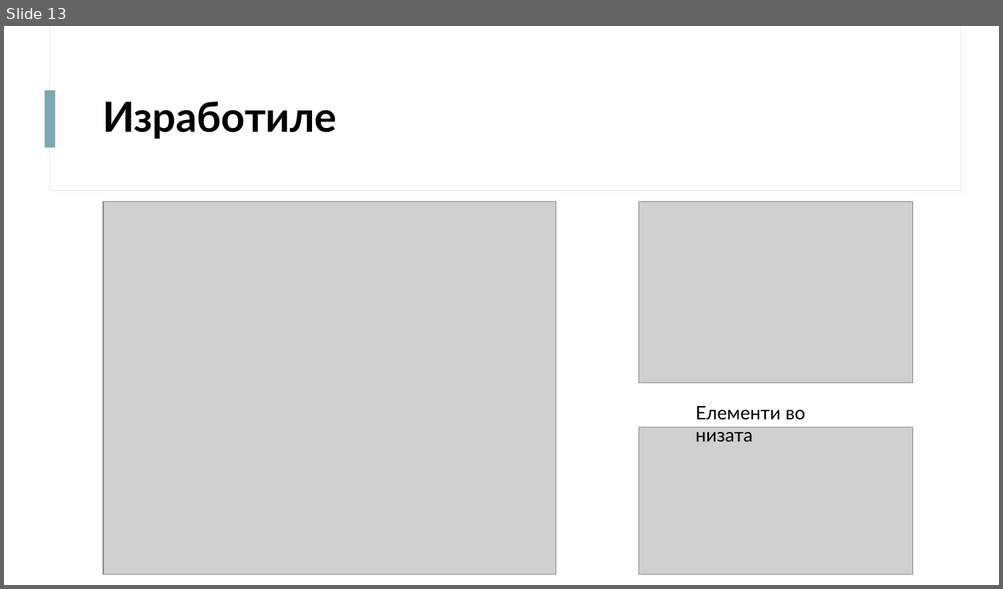
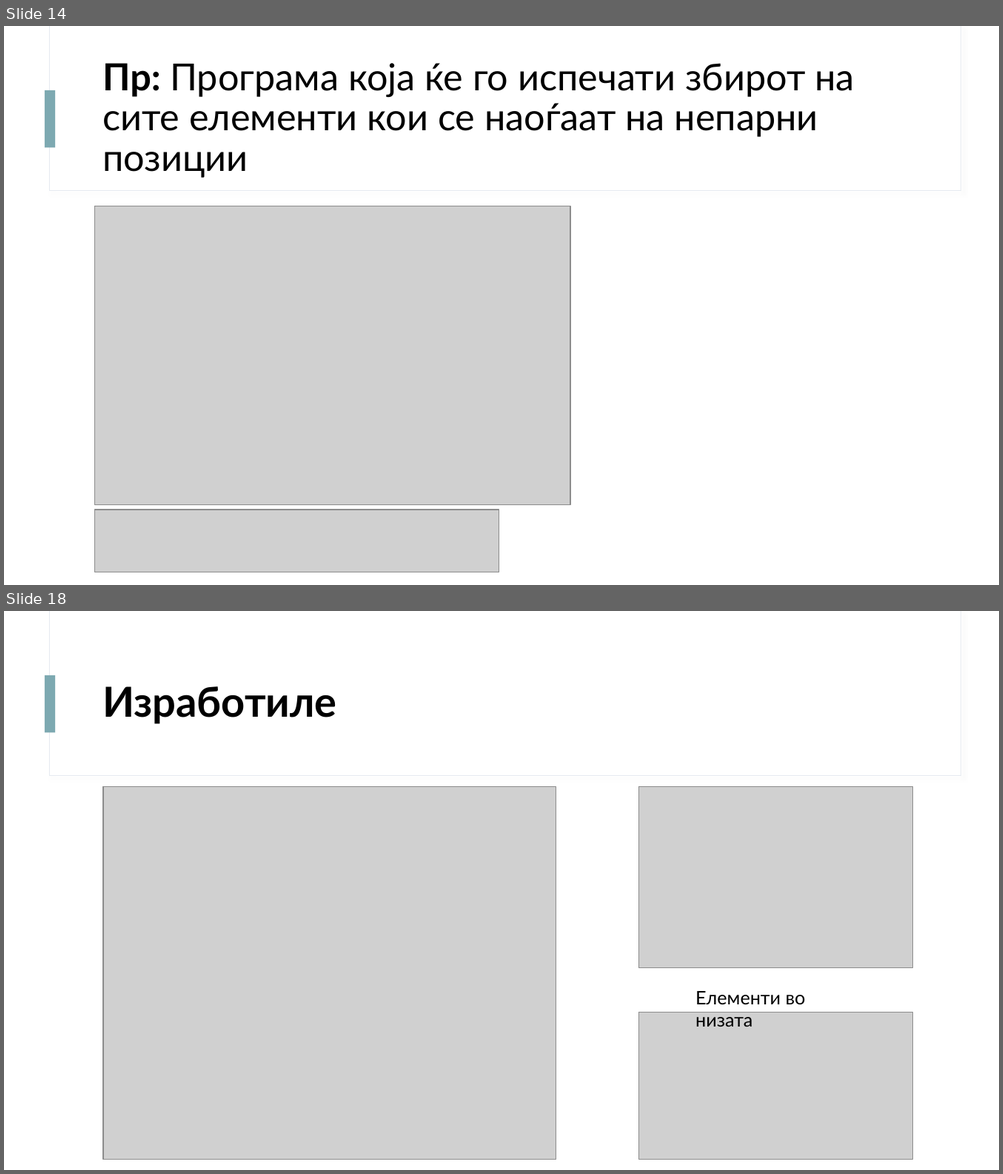
Before and after one commit to davidanastasov/Programski, a slide deck: Nizi/Prezentacija/Nizi.pptx. Shown one above the other, each under a label of ours: slide 13 before the commit, slides 14 and 18 after it; the slides between them are not shown. The pictures are 1003x589 and 1003x1174 pixels, drawn with LibreOffice and Linux fonts; fonts in the diff are those of the drawing; grey boxes stand for pictures. Boxes give left, top, right and bottom in pixels: in the first picture for what was removed or moved away, otherwise in the second. Text is boxed around its words. In the diff, an @@ line names an element or a change of style, - is before the commit and + after.

```diff
--- a/Nizi/Prezentacija/Nizi.pptx
+++ b/Nizi/Prezentacija/Nizi.pptx
@@ slide 14 added at <box>4,26,999,585</box>, background #FFFFFF; not listed: 3 template elements that a slide beside it also shows @@
@@ title added at <box>102,63,854,177</box>, 36 pt, text #000000 @@
+Пр: Програма која ќе го испечати збирот на сите елементи кои се наоѓаат на непарни позиции
@@ picture added at <box>95,207,570,505</box> @@
@@ picture added at <box>95,510,499,573</box> @@
@@ what was slide 13 is now slide 18 @@
```
Also in this commit, not shown: 5 slides changed, 6 other slides added, 2 slides removed, 5 other files.
